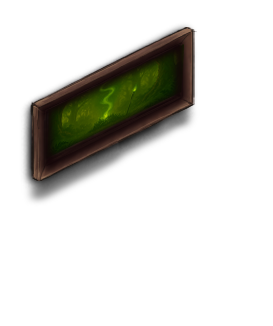
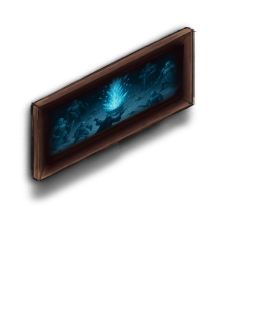
Revision of a layered w=273, h=326 image; what changed, layer by layer:
added layer "레이어 3" above "레이어 2" over [47, 44, 184, 158]
